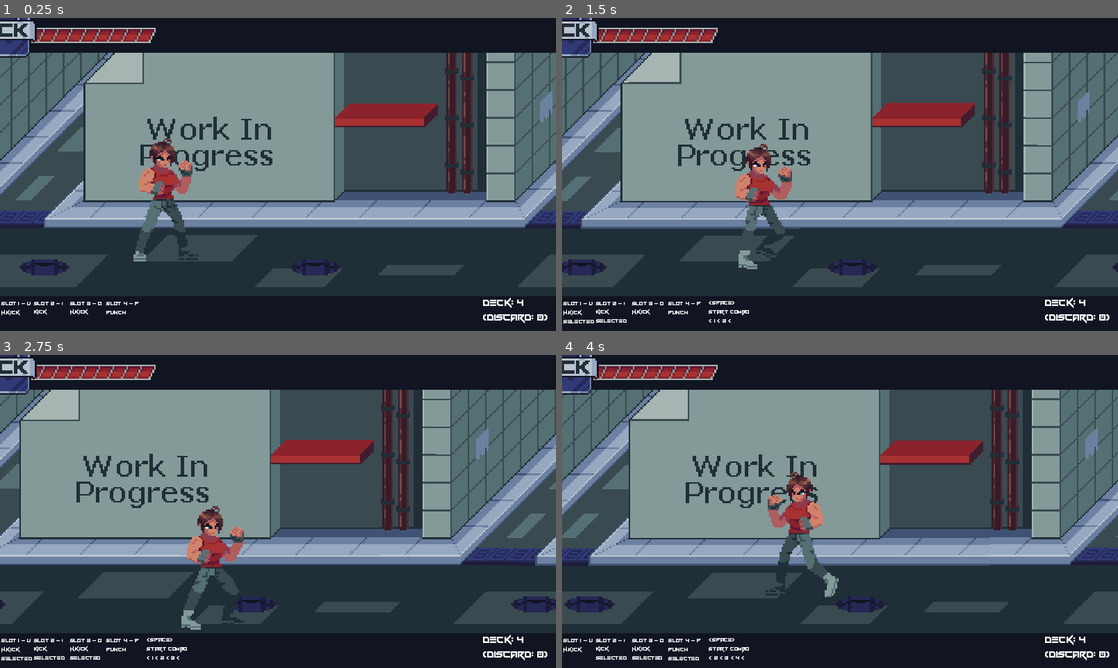
Above: before the commit, frames 1-4 (two rows, left to right).
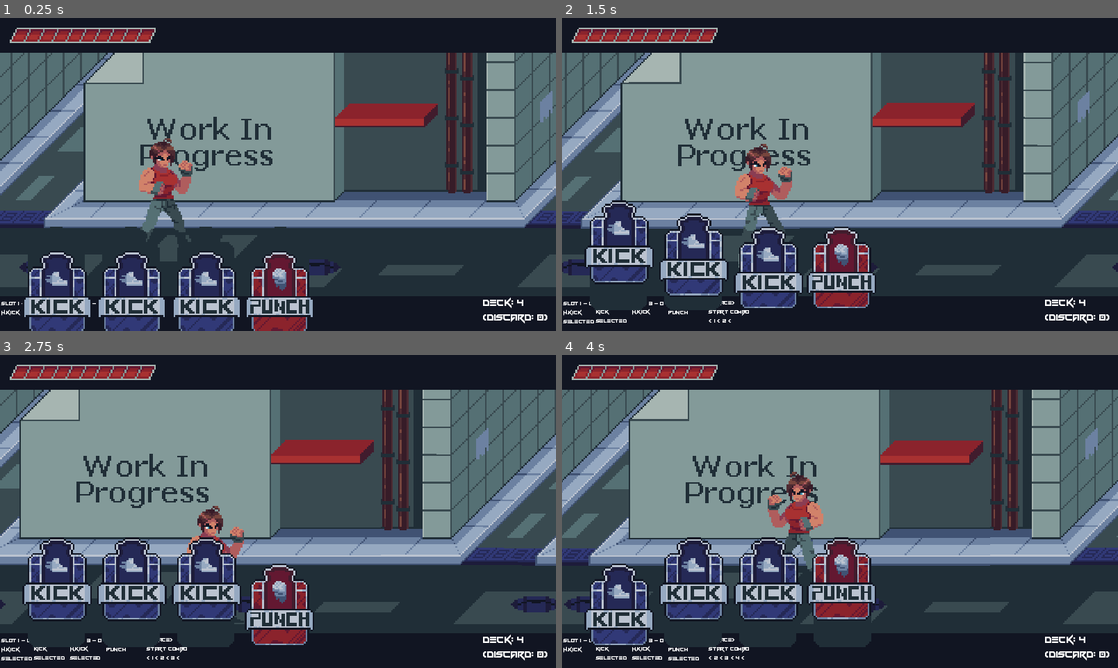
Above: after the commit, the same moments.

Repository: Missing-Pixel/Project-Fragarach
Game: Godot game, scene res://Scenes/test_level.tscn
Same seed, same stepped clock (60 frames per second), same inputs: the game is played once before the commit and once after it.
Inputs:
- Up to frame 1 (0.25 s): no input
- Up to frame 2 (1.5 s): hold D (Move Right) 0.53-1.28 s; tap U (Select Card 1) at 0.6 s; hold S (Move Down) from 1.28 s (still down); tap I (Select Card 2) at 1.35 s
- Up to frame 3 (2.75 s): release S (Move Down) at 2.03 s; hold D (Move Right) from 2.03 s (still down); tap O (Select Card 3) at 2.1 s
- Up to frame 4 (4 s): release D (Move Right) at 2.78 s; hold W (Move Up) 2.78-3.53 s; tap P (Select Card 4) at 2.85 s; hold A (Move Left) from 3.53 s (still down); tap U (Select Card 1) at 3.6 s

The runs differ from the first frame. In frame 1, 11% of the frame differs, in the area x 0-57%, y 0-100%; in frame 2, 11%; in frame 3, 12%, in the area x 0-57%, y 0-94%; in frame 4, 12%.

Commit message:
Completed card slotanimations

Diff:
--- /dev/null
+++ b/Prefabs/HUD/card_slot.tscn
@@ -0,0 +1,139 @@
+[gd_scene load_steps=12 format=3 uid="uid://chxduaarn2rhc"]
+
+[ext_resource type="Texture2D" uid="uid://chulml34gn1n2" path="res://Sprites/UI/Cards/UI_Card_Blank.png" id="1_lpm0p"]
+[ext_resource type="Script" path="res://Scripts/Menus and UI/sc_card_slot.gd" id="2_aux5v"]
+[ext_resource type="Texture2D" uid="uid://uoi0fcrsfwvr" path="res://Sprites/UI/Cards/UI_Card_Punch.png" id="3_5e05t"]
+[ext_resource type="Texture2D" uid="uid://chmqewowp2vyt" path="res://Sprites/UI/Cards/UI_Card_Kick.png" id="4_8qq3t"]
+
+[sub_resource type="SpriteFrames" id="SpriteFrames_rt536"]
+animations = [{
+"frames": [{
+"duration": 1.0,
+"texture": ExtResource("1_lpm0p")
+}, {
+"duration": 1.0,
+"texture": ExtResource("4_8qq3t")
+}, {
+"duration": 1.0,
+"texture": ExtResource("3_5e05t")
+}],
+"loop": true,
+"name": &"default",
+"speed": 5.0
+}]
+
+[sub_resource type="AnimationLibrary" id="AnimationLibrary_5mb6j"]
+
+[sub_resource type="Animation" id="Animation_yvlii"]
+resource_name = "drawing"
+length = 0.3
+tracks/0/type = "value"
+tracks/0/imported = false
+tracks/0/enabled = true
+tracks/0/path = NodePath("Card:position")
+tracks/0/interp = 1
+tracks/0/loop_wrap = true
+tracks/0/keys = {
+"times": PackedFloat32Array(0, 0.3),
+"transitions": PackedFloat32Array(1, 1),
+"update": 0,
+"values": [Vector2(0, 63), Vector2(0, 0)]
+}
+
+[sub_resource type="Animation" id="Animation_jmdde"]
+resource_name = "select"
+length = 0.2
+tracks/0/type = "value"
+tracks/0/imported = false
+tracks/0/enabled = true
+tracks/0/path = NodePath("Card:position")
+tracks/0/interp = 1
+tracks/0/loop_wrap = true
+tracks/0/keys = {
+"times": PackedFloat32Array(0, 0.2),
+"transitions": PackedFloat32Array(1, 1),
+"update": 0,
+"values": [Vector2(0, 0), Vector2(0, -15)]
+}
+
+[sub_resource type="Animation" id="Animation_1fvel"]
+resource_name = "deselect"
+length = 0.2
+tracks/0/type = "value"
+tracks/0/imported = false
+tracks/0/enabled = true
+tracks/0/path = NodePath("Card:position")
+tracks/0/interp = 1
+tracks/0/loop_wrap = true
+tracks/0/keys = {
+"times": PackedFloat32Array(0, 0.2),
+"transitions": PackedFloat32Array(1, 1),
+"update": 0,
+"values": [Vector2(0, -15), Vector2(0, 0)]
+}
+
+[sub_resource type="Animation" id="Animation_67rd2"]
+resource_name = "discard"
+length = 0.4
+tracks/0/type = "value"
+tracks/0/imported = false
+tracks/0/enabled = true
+tracks/0/path = NodePath("Card:position")
+tracks/0/interp = 1
+tracks/0/loop_wrap = true
+tracks/0/keys = {
+"times": PackedFloat32Array(0, 0.3, 0.4),
+"transitions": PackedFloat32Array(0.707107, 0.120742, 1),
+"update": 0,
+"values": [Vector2(0, -15), Vector2(0, -45), Vector2(0, 0)]
+}
+tracks/1/type = "value"
+tracks/1/imported = false
+tracks/1/enabled = true
+tracks/1/path = NodePath("Card:modulate")
+tracks/1/interp = 1
+tracks/1/loop_wrap = true
+tracks/1/keys = {
+"times": PackedFloat32Array(0, 0.3, 0.4),
+"transitions": PackedFloat32Array(0.707, 50.2134, 1),
+"update": 0,
+"values": [Color(1, 1, 1, 1), Color(1, 1, 1, 0), Color(1, 1, 1, 1)]
+}
+tracks/2/type = "method"
+tracks/2/imported = false
+tracks/2/enabled = true
+tracks/2/path = NodePath(".")
+tracks/2/interp = 1
+tracks/2/loop_wrap = true
+tracks/2/keys = {
+"times": PackedFloat32Array(0.3),
+"transitions": PackedFloat32Array(1),
+"values": [{
+"args": [],
+"method": &"reset_card_visual"
+}]
+}
+
+[sub_resource type="AnimationLibrary" id="AnimationLibrary_xik4q"]
+_data = {
+"deselect": SubResource("Animation_1fvel"),
+"discard": SubResource("Animation_67rd2"),
+"drawing": SubResource("Animation_yvlii"),
+"select": SubResource("Animation_jmdde")
+}
+
+[node name="CardSlot" type="Sprite2D"]
+scale = Vector2(4, 4)
+texture = ExtResource("1_lpm0p")
+script = ExtResource("2_aux5v")
+
+[node name="Card" type="AnimatedSprite2D" parent="."]
+sprite_frames = SubResource("SpriteFrames_rt536")
+
+[node name="AnimationPlayer" type="AnimationPlayer" parent="."]
+libraries = {
+"": SubResource("AnimationLibrary_5mb6j"),
+"Card": SubResource("AnimationLibrary_xik4q")
+}
+
+[connection signal="animation_finished" from="AnimationPlayer" to="." method="_on_card_animation_finished"]
--- a/Prefabs/hud_prototype.tscn
+++ b/Prefabs/hud_prototype.tscn
@@ -14,9 +14,7 @@
 [ext_resource type="Texture2D" uid="uid://cyepivm8rhq4r" path="res://Sprites/UI/Health/UI_Health10.png" id="13_ts0x3"]
 [ext_resource type="Texture2D" uid="uid://nw5nktvq3a1d" path="res://Sprites/UI/Health/UI_Health11.png" id="14_0esc6"]
 [ext_resource type="FontFile" uid="uid://ccqjjmrh3qq5x" path="res://Other/Fonts/vermin_vibes/Vermin Vibes.ttf" id="14_moyhw"]
-[ext_resource type="Texture2D" uid="uid://chulml34gn1n2" path="res://Sprites/UI/Cards/UI_Card_Blank.png" id="15_gvb1r"]
-[ext_resource type="Texture2D" uid="uid://chmqewowp2vyt" path="res://Sprites/UI/Cards/UI_Card_Kick.png" id="16_b8lnx"]
-[ext_resource type="Texture2D" uid="uid://uoi0fcrsfwvr" path="res://Sprites/UI/Cards/UI_Card_Punch.png" id="17_vrmaq"]
+[ext_resource type="PackedScene" uid="uid://chxduaarn2rhc" path="res://Prefabs/HUD/card_slot.tscn" id="15_hdqsi"]
 
 [sub_resource type="SpriteFrames" id="SpriteFrames_gnauf"]
 animations = [{
@@ -58,31 +56,6 @@
 "name": &"default",
 "speed": 5.0
 }]
-
-[sub_resource type="SpriteFrames" id="SpriteFrames_rt536"]
-animations = [{
-"frames": [{
-"duration": 1.0,
-"texture": ExtResource("15_gvb1r")
-}, {
-"duration": 1.0,
-"texture": ExtResource("16_b8lnx")
-}, {
-"duration": 1.0,
-"texture": ExtResource("17_vrmaq")
-}],
-"loop": true,
-"name": &"default",
-"speed": 5.0
-}]
-
-[sub_resource type="Animation" id="Animation_yvlii"]
-resource_name = "drawing"
-
-[sub_resource type="AnimationLibrary" id="AnimationLibrary_xik4q"]
-_data = {
-"drawing": SubResource("Animation_yvlii")
-}
 
 [node name="HUDPrototype" type="Node"]
 script = ExtResource("1_c4euo")
@@ -173,15 +146,20 @@
 text = "Deck: ##
 (Discard: ##)"
 
-[node name="CardSlot" type="Sprite2D" parent="."]
-scale = Vector2(4, 4)
-texture = ExtResource("15_gvb1r")
+[node name="Slots" type="Node" parent="."]
 
-[node name="Card" type="AnimatedSprite2D" parent="CardSlot"]
-sprite_frames = SubResource("SpriteFrames_rt536")
-frame = 1
+[node name="CardSlot" parent="Slots" instance=ExtResource("15_hdqsi")]
+position = Vector2(128, 580)
+slot_id = 1
 
-[node name="AnimationPlayer" type="AnimationPlayer" parent="CardSlot"]
-libraries = {
-"Card": SubResource("AnimationLibrary_xik4q")
-}
+[node name="CardSlot2" parent="Slots" instance=ExtResource("15_hdqsi")]
+position = Vector2(300, 580)
+slot_id = 2
+
+[node name="CardSlot3" parent="Slots" instance=ExtResource("15_hdqsi")]
+position = Vector2(472, 580)
+slot_id = 3
+
+[node name="CardSlot4" parent="Slots" instance=ExtResource("15_hdqsi")]
+position = Vector2(644, 580)
+slot_id = 4
--- a/Scripts/Menus and UI/sc_card_slot.gd
+++ b/Scripts/Menus and UI/sc_card_slot.gd
@@ -1,11 +1,75 @@
+class_name CardSlot
 extends Node
+## Manages the animations and visuals of the card slot
+
+@export var slot_id: int
+@export_category("Aniamtions")
+@export var anim_library: String = "Card"
+@export var anim_draw: String = "drawing"
+@export var anim_select: String = "select"
+@export var anim_deselect: String = "deselect"
+@export var anim_discard: String = "discard"
+
+var is_empty: bool = true
+var is_selected: bool = false
+var current_card: int = 0
+var player_card_node: Node
+
+@onready var card_sprite = $Card
+@onready var animation_player = $AnimationPlayer
+
+# Connect player's card manager signal to this slot
+func connect_player(card_manager):
+	player_card_node = card_manager
+	card_manager.card_slot_changed.connect(_on_card_slot_changed)
+
+# Reset card visual from discard animation
+func reset_card_visual():
+	card_sprite.frame = 0
+
+# Change card state based on signal received
+func _on_card_slot_changed(id: int, select_state: bool, is_discarding: bool = false, card_id: int = current_card):
+	if (slot_id == id):
+		if (is_empty == true):
+			_draw_card(card_id)
+		else:
+			if (is_discarding == true):
+				_discard_card()
+			elif (is_selected != select_state):
+				is_selected = select_state
+				_play_card_selection(select_state)
+
+# Draw card by setting card visual and animate it
+func _draw_card(card_id: int):
+	# Where are the heavy cards???????
+	var id_mod = (card_id%2) + 1
+	card_sprite.frame = id_mod
+
+	is_empty = false
+	is_selected = false
+	_play_animation(anim_draw)
 
 
-# Called when the node enters the scene tree for the first time.
-func _ready():
-	pass # Replace with function body.
+# Discard card by playing animation
+func _discard_card():
+	is_empty = true
+	is_selected = false
+	_play_animation(anim_discard)
 
+# Play selection or deselection animation depending on value received
+func _play_card_selection(select_state):
+	if (select_state == true):
+		_play_animation(anim_select)
+	else:
+		_play_animation(anim_deselect)
 
-# Called every frame. 'delta' is the elapsed time since the previous frame.
-func _process(delta):
-	pass
+# General play animation function
+func _play_animation(anim_file_name):
+	var anim_path = anim_library + "/" + anim_file_name
+	animation_player.play(anim_path)
+
+# Check state of card manager. If in draw state, emable their draw phase
+func _on_card_animation_finished(anim_name):
+	if (player_card_node != null):
+		if (player_card_node.card_state == 0):
+			player_card_node._draw_phase()
--- a/Scripts/Prototype/sc_proto_base.gd
+++ b/Scripts/Prototype/sc_proto_base.gd
@@ -2,7 +2,7 @@
 
 @export var player_node: Node
 
-#@onready var card_slot_list = [$Slot1, $Slot2, $Slot3, $Slot4]
+@onready var card_slot_list = [$Slots/CardSlot, $Slots/CardSlot2, $Slots/CardSlot3, $Slots/CardSlot4]
 
 # Update health bar based off current hp
 func update_health():
@@ -79,6 +79,9 @@
 
 # Called when the node enters the scene tree for the first time.
 func _ready():
+	for slot in card_slot_list:
+		slot.connect_player(player_node.node_card_manager)
+
 	pass
 
 # Called every frame. 'delta' is the elapsed time since the previous frame.
--- a/Scripts/sc_card_manager.gd
+++ b/Scripts/sc_card_manager.gd
@@ -11,8 +11,9 @@
 @export var heavy_kick_count = 2
 @export_group("")
 
-signal added_attack(attack_id)
-enum CardState { DRAW, QUEUE, DISCARD }
+signal card_slot_changed(slot_id, is_selected, is_discarding, card_id)
+
+enum CardState { DRAW=0, QUEUE=1, DISCARD=2 }
 enum CardAttacks { PUNCH=1, KICK=2, HEAVY_PUNCH=3, HEAVY_KICK=4}
 var card_state: CardState = CardState.DRAW
 var deck_pile: Array = []
@@ -30,9 +31,11 @@
 	if (card_state == CardState.QUEUE):
 		if (card_slots[card_slot_value][1] == false):
 			card_slots[card_slot_value][1] = true
+			card_slot_changed.emit(card_slot_value, true)
 			card_queue.append(card_slot_value)
 		else:
 			card_slots[card_slot_value][1] = false
+			card_slot_changed.emit(card_slot_value, false)
 			card_queue.erase(card_slot_value)
 
 # If in queue state, add the active card slots' attack IDs to the attack queue
@@ -49,10 +52,10 @@
 	discard_pile.append(card_slots[k][0])
 	card_slots[k][0] = 0
 	card_slots[k][1] = false
+	card_slot_changed.emit(k, false, true)
 	card_queue.remove_at(0)
 	if card_queue.is_empty():
 		card_state = CardState.DRAW
-		_draw_phase()
 
 # Returns true if card queue has cards, false if it is empty
 func has_cards():
@@ -83,20 +86,23 @@
 	var rand_index: int = 0
 
 	# If card slot is empty, draw a card and put it into each card slot
-	for key in card_slots:
-		if (card_slots[key][0] == 0):
-			# If deck is empty, refill from discard pile
-			if (deck_pile.size() <= 0):
-				deck_pile += discard_pile
-				discard_pile.clear()
+	if (card_state == CardState.DRAW):
+		for key in card_slots:
+			if (card_slots[key][0] == 0):
+				# If deck is empty, refill from discard pile
+				if (deck_pile.size() <= 0):
+					deck_pile += discard_pile
+					discard_pile.clear()
 
-			rand_index = randi_range(0, deck_pile.size()-1)
-			card_slots[key][0] = deck_pile[rand_index]
-			deck_pile.remove_at(rand_index)
+				rand_index = randi_range(0, deck_pile.size()-1)
+				card_slots[key][0] = deck_pile[rand_index]
+				card_slot_changed.emit(key, false, false, deck_pile[rand_index])
+				deck_pile.remove_at(rand_index)
 
-	card_state = CardState.QUEUE
+		card_state = CardState.QUEUE
 
 # Called when the node enters the scene tree for the first time.
 func _ready():
 	_create_deck()
+	await Engine.get_main_loop().process_frame
 	_draw_phase()
Not shown: 1 places in Prefabs/hud_prototype.tscn that only renumber resources
